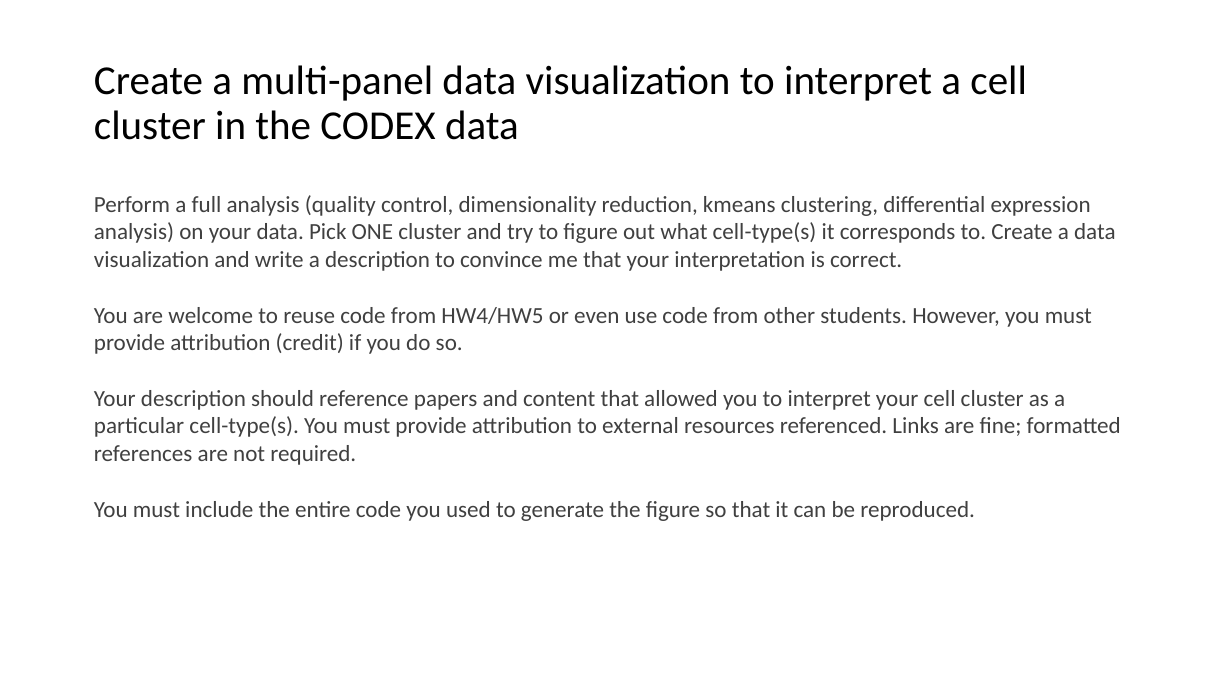
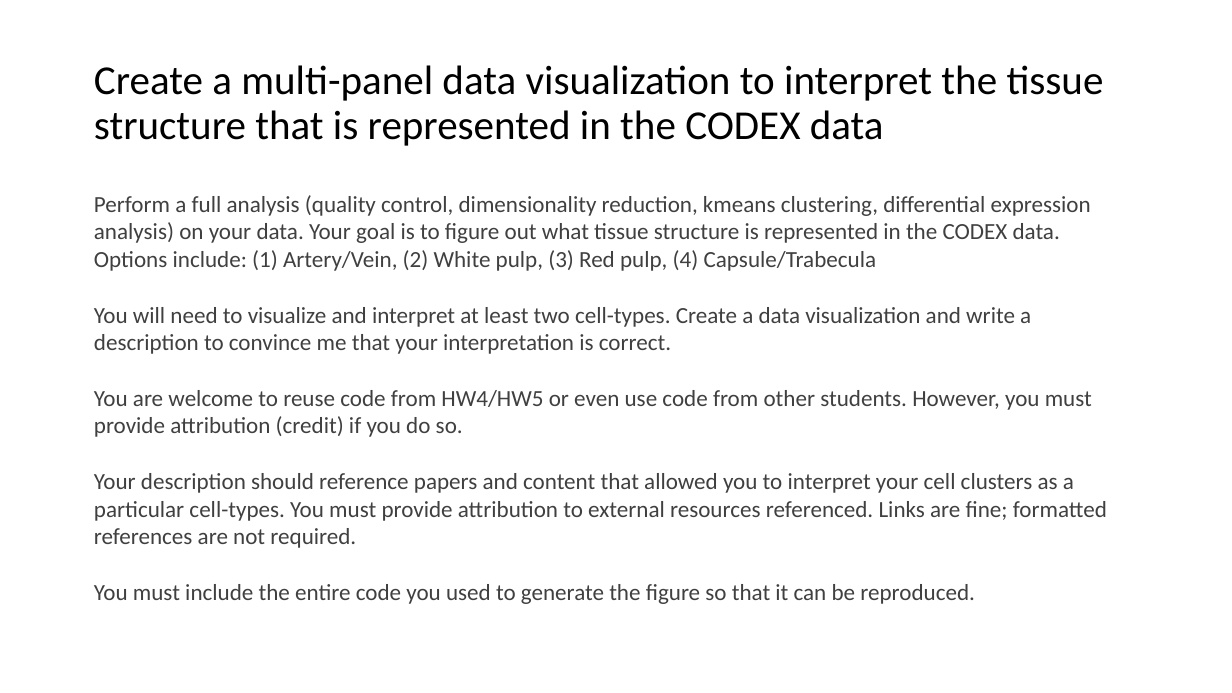
Before and after one commit to JEFworks-Lab/genomic-data-visualization-2024, a slide deck: slide 2 of resources/hw/genomic-data-visualization-HW_6.pptx. Drawn at 1232x693 pixels with LibreOffice and Linux fonts; fonts in the diff are those of the drawing. Boxes give left, top, right and bottom in pixels: in the first picture for what was removed or moved away, otherwise in the second. Text is boxed around its words. In the diff, an @@ line names an element or a change of style, - is before the commit and + after.

```diff
--- a/resources/hw/genomic-data-visualization-HW_6.pptx
+++ b/resources/hw/genomic-data-visualization-HW_6.pptx
@@ title at <box>94,65,1104,146</box>: text changed @@
-Create a multi-panel data visualization to interpret a cell cluster in the CODEX data
+Create a multi-panel data visualization to interpret the tissue structure that is represented in the CODEX data
@@ text at <box>94,195,1091,354</box>: text changed @@
-Perform a full analysis (quality control, dimensionality reduction, kmeans clustering, differential expression analysis) on your data. Pick ONE cluster and try to figure out what cell-type(s) it corresponds to. Create a data visualization and write a description to convince me that your interpretation is correct.
+Perform a full analysis (quality control, dimensionality reduction, kmeans clustering, differential expression analysis) on your data. Your goal is to figure out what tissue structure is represented in the CODEX data. Options include: (1) Artery/Vein, (2) White pulp, (3) Red pulp, (4) Capsule/Trabecula
+You will need to visualize and interpret at least two cell-types. Create a data visualization and write a description to convince me that your interpretation is correct.
@@ text at <box>94,473,1107,548</box>: text changed @@
-Your description should reference papers and content that allowed you to interpret your cell cluster as a particular cell-type(s). You must provide attribution to external resources referenced. Links are fine; formatted references are not required.
+Your description should reference papers and content that allowed you to interpret your cell clusters as a particular cell-types. You must provide attribution to external resources referenced. Links are fine; formatted references are not required.
```
Also in this commit, not shown: 1 other file.
